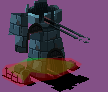
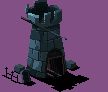
Before/after of a w=108, h=92 layered artwork. What changed in the layer stack:
hid "Collider" over [2, 58, 82, 87]
hid "Hotspot" over [7, 58, 75, 81]
painted on "TowerTrack.png" over [21, 16, 90, 43]
removed layer "TowerPatch.png" over [8, 13, 43, 53]
